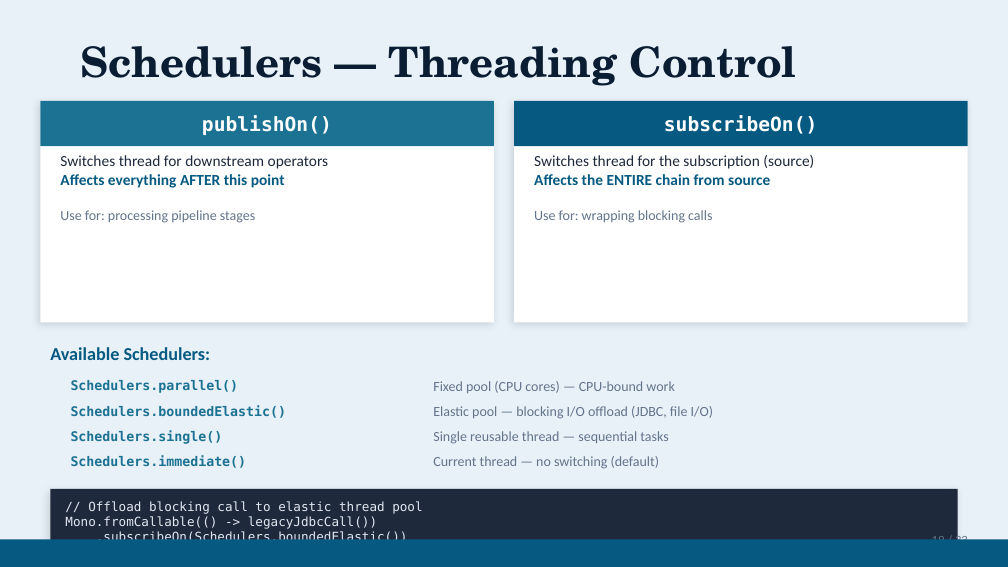
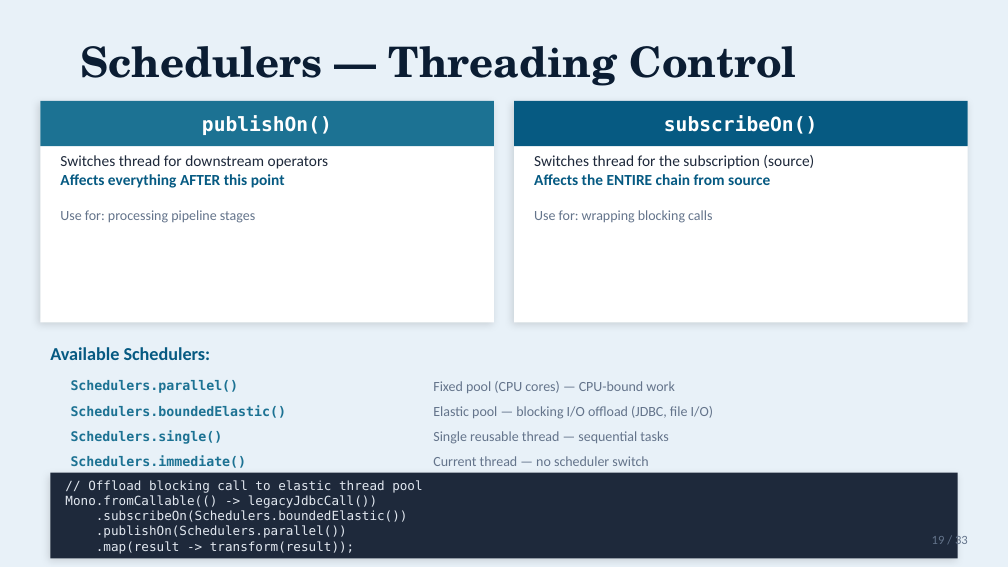
Before and after one commit to gitkoyot/reactor-presentation, a slide deck: slide 19 of WebFlux-Reactive-vs-Blocking.pptx. Drawn at 1008x567 pixels with LibreOffice and Linux fonts; fonts in the diff are those of the drawing. Boxes give left, top, right and bottom in pixels: in the first picture for what was removed or moved away, otherwise in the second. Text is boxed around its words. In the diff, an @@ line names an element or a change of style, - is before the commit and + after.

```diff
--- a/WebFlux-Reactive-vs-Blocking.pptx
+++ b/WebFlux-Reactive-vs-Blocking.pptx
@@ rectangle: place and size @@
-rectangle at (50,489,958,567)
+rectangle at (50,473,958,558)
@@ text "// Offload blocking call to ..." rewrapped from (65,501,422,540) to (65,480,422,554) @@
@@ text at (433,456,648,466): text changed @@
-Current thread — no switching (default)
+Current thread — no scheduler switch
@@ rectangle removed at (0,539,1008,567) @@
```
Also in this commit, not shown: 8 other slides changed, 1 other file.
